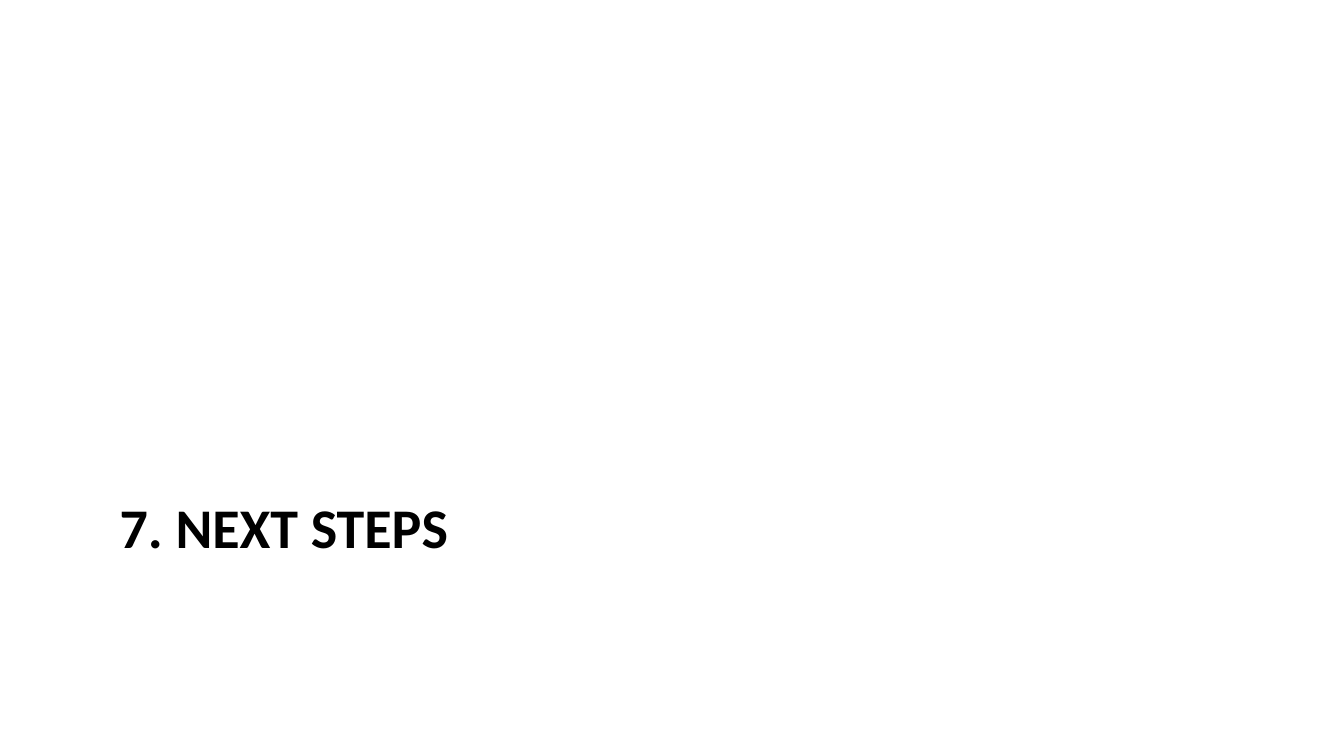
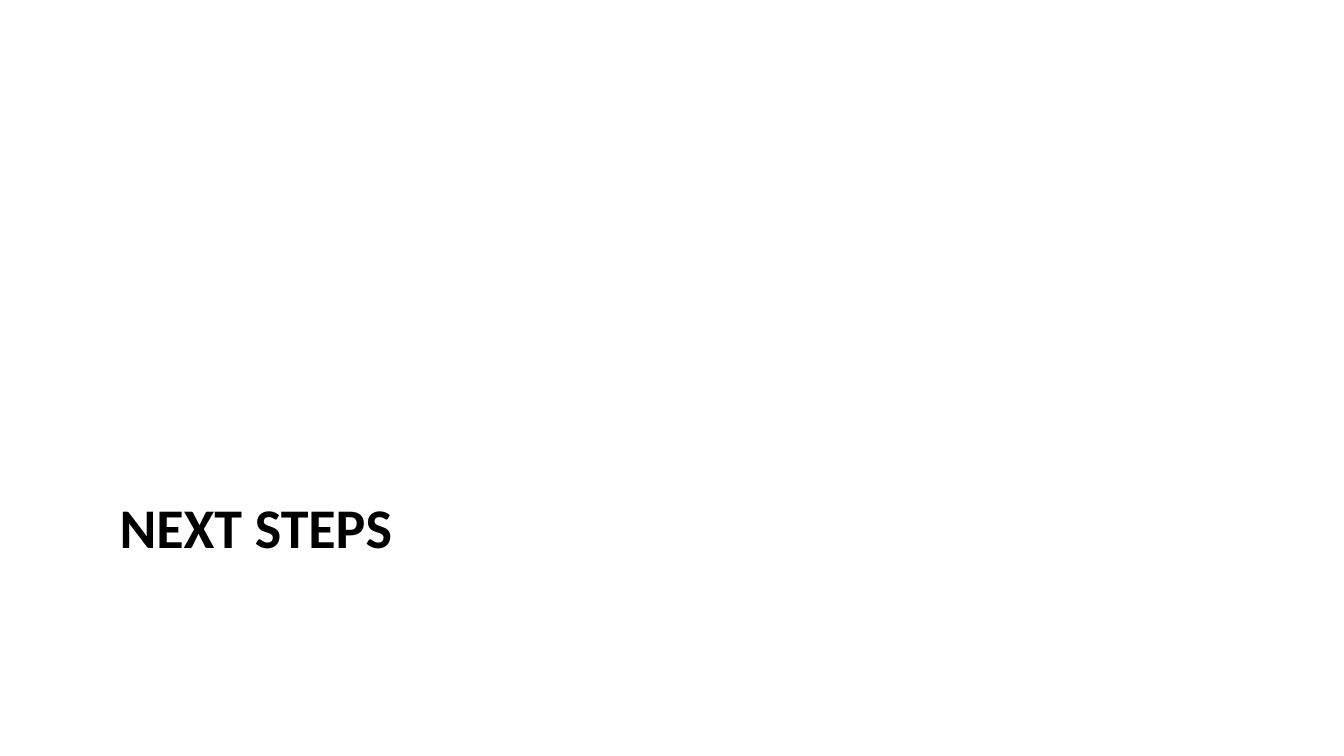
Before and after one commit to igor-kan/quarto-writing, a slide deck: slide 26 of posts/aurora_internal_ai_assistant_proposal_slides.pptx. Drawn at 1344x756 pixels with LibreOffice and Linux fonts; fonts in the diff are those of the drawing. Boxes give left, top, right and bottom in pixels: in the first picture for what was removed or moved away, otherwise in the second. Text is boxed around its words. In the diff, an @@ line names an element or a change of style, - is before the commit and + after.

```diff
--- a/posts/aurora_internal_ai_assistant_proposal_slides.pptx
+++ b/posts/aurora_internal_ai_assistant_proposal_slides.pptx
@@ title at (x1=120, y1=511, x2=392, y2=549): text changed @@
-7. NEXT STEPS
+NEXT STEPS
```
Also in this commit, not shown: 8 other slides changed, 7 other files.
